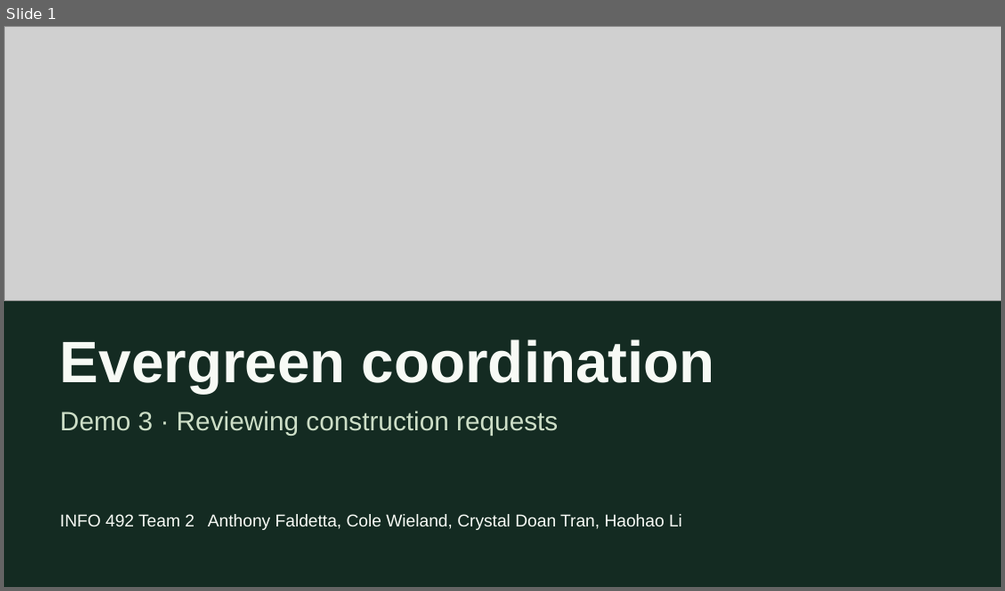
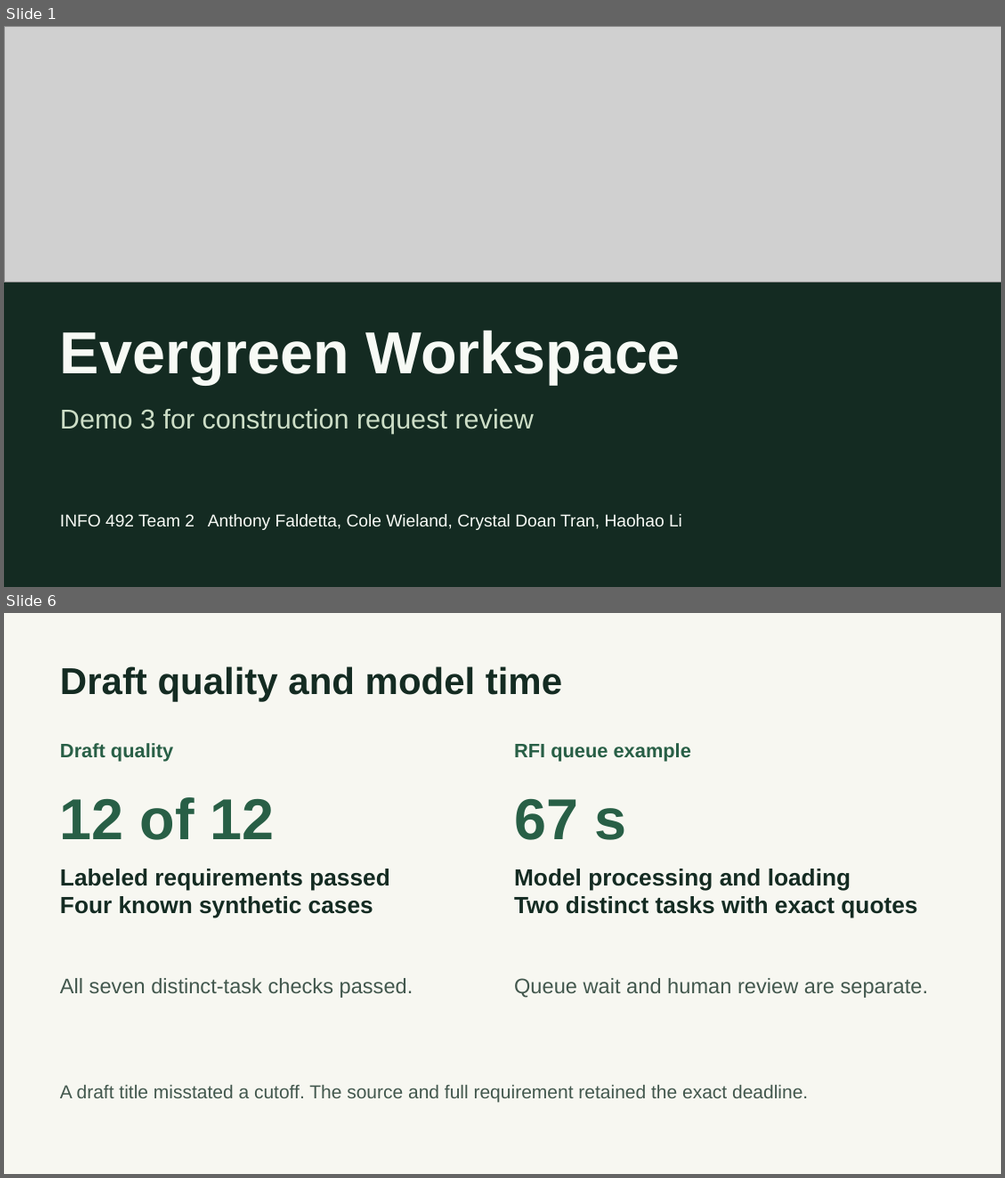
Before and after one commit to AnthonyFald/capstone-grp2, a slide deck: documents/demo-3/Demo 3 Presentation.pptx. Shown one above the other, each under a label of ours: slide 1 before the commit, slides 1 and 6 after it; the slides between them are not shown. The pictures are 1005x591 and 1005x1178 pixels, drawn with LibreOffice and Linux fonts; fonts in the diff are those of the drawing; grey boxes stand for pictures. Boxes give left, top, right and bottom in pixels: in the first picture for what was removed or moved away, otherwise in the second. Text is boxed around its words. In the diff, an @@ line names an element or a change of style, - is before the commit and + after.

Commit message:
Link live Evergreen accounts and revise Demo 3 presentation
Point the project homepage and legacy workspace landing at the verified Capstone Free sign-in. Show the signed-in intake and review workflow with actual local captures.

```diff
--- a/documents/demo-3/Demo 3 Presentation.pptx
+++ b/documents/demo-3/Demo 3 Presentation.pptx
@@ slide 6 added at (4,613,1001,1174), background #F7F7F1 @@
@@ text added at (60,666,562,702), 36 pt, text #142B22, bold @@
+Draft quality and model time
@@ text added at (60,743,173,762), 18.8 pt, text #285F46, bold @@
+Draft quality
@@ text added at (514,743,691,762), 18.8 pt, text #285F46, bold @@
+RFI queue example
@@ text added at (60,797,275,840), 55.5 pt, text #285F46, bold @@
+12 of 12
@@ text added at (514,798,626,840), 55.5 pt, text #285F46, bold @@
+67 s
@@ text added at (60,868,390,918), 22.5 pt, text #142B22, bold @@
+Labeled requirements passed
+Four known synthetic cases
@@ text added at (514,868,917,918), 22.5 pt, text #142B22, bold @@
+Model processing and loading
+Two distinct tasks with exact quotes
@@ text added at (60,978,413,997), 20.2 pt, text #42574D @@
+All seven distinct-task checks passed.
@@ text added at (514,978,928,997), 20.2 pt, text #42574D @@
+Queue wait and human review are separate.
@@ text added at (60,1085,808,1102), 18 pt, text #42574D @@
+A draft title misstated a cutoff. The source and full requirement retained the exact deadline.
@@ slide 1 changed as well @@
@@ picture: place and size @@
-picture at (4,26,1001,301)
+picture at (4,26,1001,282)
@@ text at (60,329,680,384): text changed; size 56.2 to 57 pt @@
-Evergreen coordination
+Evergreen Workspace
@@ text at (60,409,534,434): text changed; size 25.5 to 26.2 pt @@
-Demo 3 · Reviewing construction requests
+Demo 3 for construction request review
```
Also in this commit, not shown: 5 other slides added, 5 slides removed, 7 other files.
